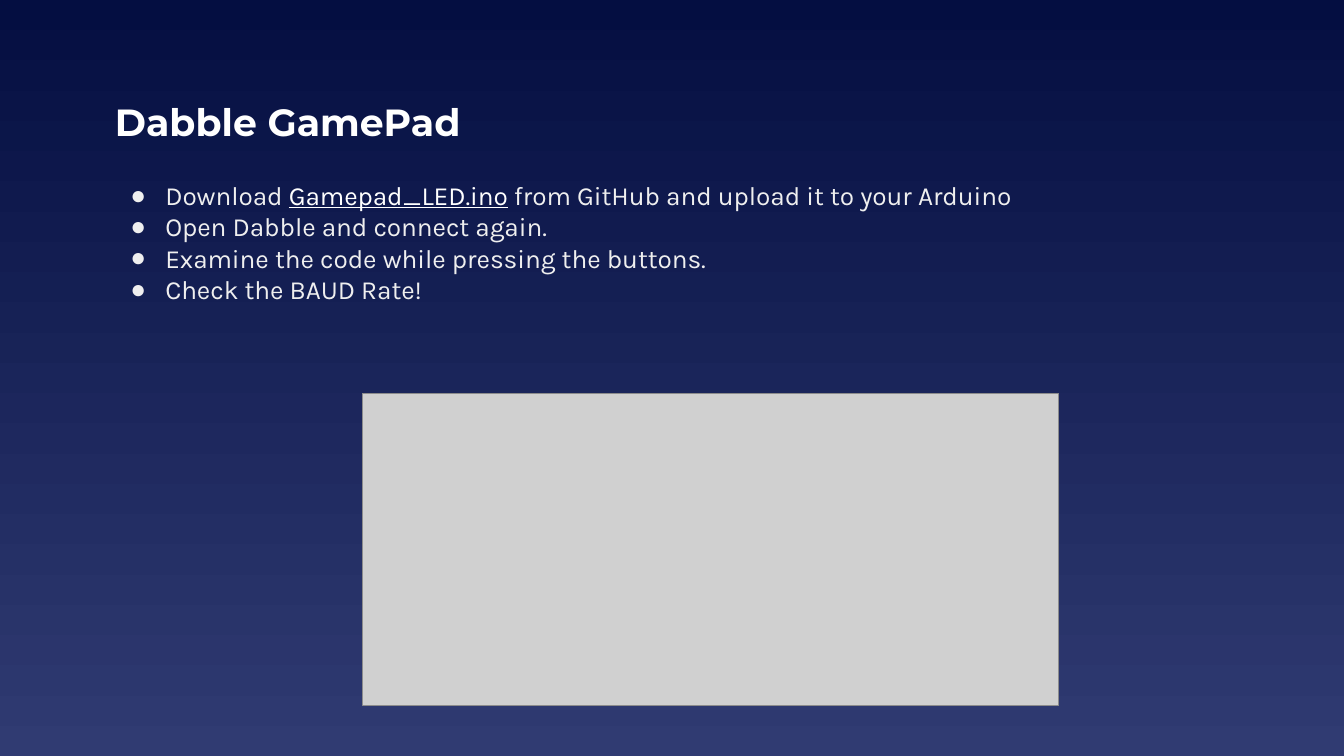
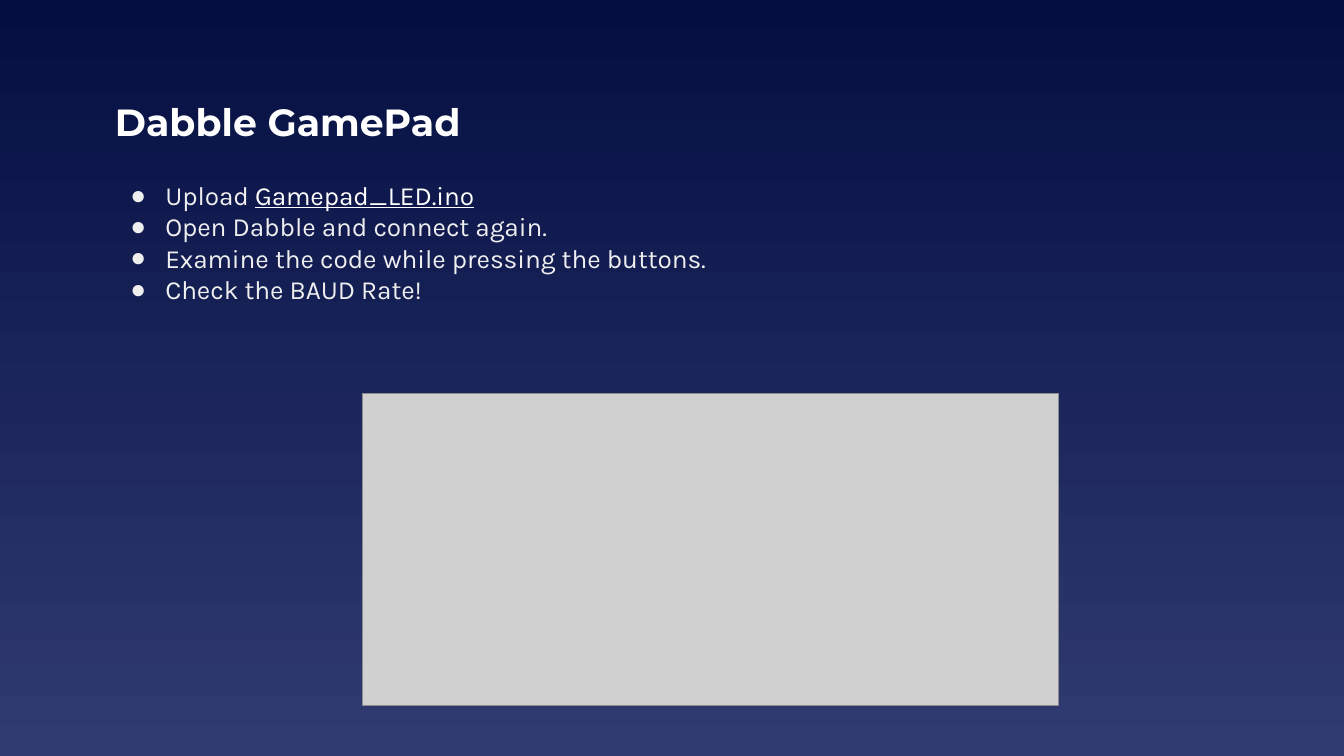
Before and after one commit to EELabMan/Arduino-9-Bluetooth, a slide deck: slide 24 of UTA EE Labs - Bluetooth.pptx (slide 20 before the commit). Drawn at 1344x756 pixels with LibreOffice and Linux fonts; fonts in the diff are those of the drawing; grey boxes stand for pictures. Boxes give left, top, right and bottom in pixels: in the first picture for what was removed or moved away, otherwise in the second. Text is boxed around its words. In the diff, an @@ line names an element or a change of style, - is before the commit and + after.

```diff
--- a/UTA EE Labs - Bluetooth.pptx
+++ b/UTA EE Labs - Bluetooth.pptx
@@ text at (165, 187, 474, 211): text changed; text colour #EFEFEF to #FFFFFF @@
-● Download Gamepad_LED.ino from GitHub and upload it to your Arduino
+● Upload Gamepad_LED.ino
```
Also in this commit, not shown: 13 other slides changed, 5 slides added, 1 slide removed.
